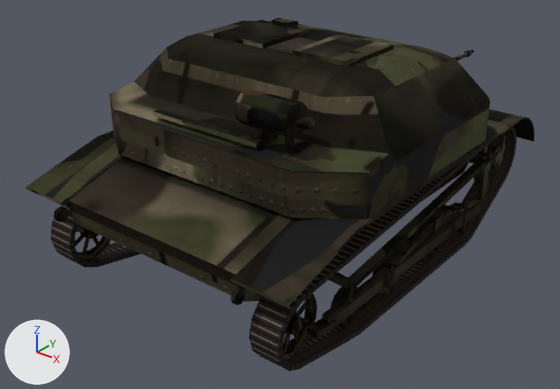
One commit to the Blender file models/TKS/TKS.blend: the scene before it, then after it.
Camera for both pictures: a 50 mm camera at (2.54, -3.42, 2.39) aimed at (-0.02, -0.21, 0.41). Arrows for +X, +Y and +Z are at lower left; the lights stay in place. The picture after the commit comes second.

The older version as bpy lines, for what is in view:
```python
me_chassis = bpy.data.meshes.new('Chassis')
me_chassis.from_pydata(...)  # 892 vertices, 600 faces; spans x -0.9..0.9, y -1.34..1.29, z 0.11..1.33
me_chassis.polygons.foreach_set('use_smooth', [True] * 600)
me_chassis.materials.append(mat_m_tk)
me_chenille_droite_01 = bpy.data.meshes.new('Chenille_Droite_01')
me_chenille_droite_01.from_pydata(...)  # 256 vertices, 256 faces; spans x 0.64..0.81, y -1.26..1.22, z 0.0..0.67
me_chenille_droite_01.polygons.foreach_set('use_smooth', [True] * 256)
me_chenille_droite_01.materials.append(mat_m_chenille_d)
me_roue_d1 = bpy.data.meshes.new('Roue_D1')
me_roue_d1.from_pydata(...)  # 140 vertices, 126 faces; spans x -0.05..0.06, y -0.184..0.19, z -0.189..0.189
me_roue_d1.polygons.foreach_set('use_smooth', [True] * 126)
me_roue_d1.materials.append(mat_m_tk)
ob_chassis = bpy.data.objects.new('Chassis', me_chassis)
ob_chassis.location = (0.0, 0.0, 0.0)
ob_chenille_droite_01 = bpy.data.objects.new('Chenille_Droite_01', me_chenille_droite_01)
ob_chenille_droite_01.parent = ob_chassis
ob_chenille_droite_01.location = (0.0, 0.0, 0.0)
ob_roue_d1 = bpy.data.objects.new('Roue_D1', me_roue_d1)
ob_roue_d1.parent = ob_roue_elev_d1
ob_roue_d1.location = (0.0, 0.0, 0.0)
# also in view: 'Chenille_Gauche_01' at (-0.73, -0.02, 0.33); 'Roue_D6' at (0.73, -1.06, 0.29); 'Roue_G6' at (-0.73, -1.06, 0.29)
```
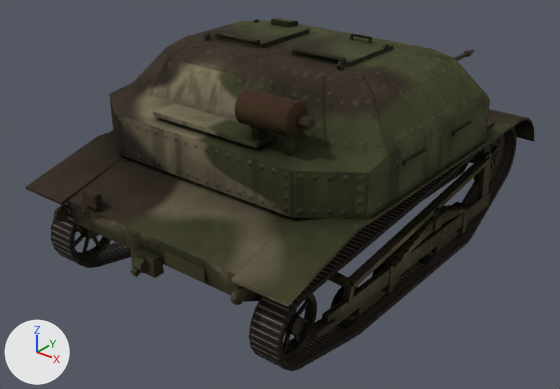
Pixel boxes (x1, y1, x2, y2) of what changed, in the pictures (560 x 389 px):
part 1 of me_chassis, added: after (421, 209, 448, 229)
part 2 of me_chassis, added: after (131, 246, 164, 278)
part 3 of me_chassis, added: after (131, 256, 147, 273)
part 4 of me_chassis, added: after (130, 268, 140, 277)
part 5 of me_chassis, added: after (82, 189, 102, 209)
part 6 of me_chassis, added (yellow): after (164, 250, 207, 283)
part 7 of me_chassis, added: after (216, 31, 260, 44)
part 8 of me_chassis, added: after (295, 47, 346, 62)
part 9 of me_chassis, added: after (351, 33, 371, 39)
part 10 of me_chassis, added: after (404, 150, 427, 165)
part 11 of me_chassis, built on: before (236, 89, 464, 255); after (236, 44, 495, 259)
part 12 of me_chassis, built on: before (272, 18, 298, 25); after (204, 18, 298, 40)
part 13 of me_chassis, surface changed (lighter): (26, 20, 533, 338) in both

The change in detail:
me_chassis is used by ob_chassis; location (0.0, 0.0, 0.0).
me_chassis had 892 vertices, 600 faces and spanned x -0.9..0.9, y -1.34..1.29, z 0.11..1.33.
me_chassis now has 1372 vertices, 932 faces and spans x -0.9..0.9, y -1.37..1.29, z 0.11..1.33.
me_chassis part 1: the loose piece of 28 vertices spanning x 0.81..0.88, y -0.15..0.18, z 0.42..0.44 is copied, and the copy is scaled about its middle by (1, 0.75, 0.69), then moved by (0.0, 0.0, 0.01); it spans x 0.81..0.88, y -0.11..0.14, z 0.44..0.45.
me_chassis part 2: a new loose piece, a box spanning x -0.08..0.08, y -1.3..-1.24, z 0.4..0.5, in mat_m_tk.
me_chassis part 3: a new loose piece, an 8-sided cylinder along x spanning x -0.03..0.03, y -1.345..-1.275, z 0.415..0.485, in mat_m_tk.
me_chassis part 4: the loose piece of 8 vertices spanning x -0.88..-0.82, y -1.06..-0.91, z 0.26..0.3 is copied, and the copy is turned 32.3 degrees about the x axis through its middle and scaled by 0.471, then moved by (0.85, -0.35, 0.15); it spans x -0.01..0.01, y -1.37..-1.29, z 0.41..0.46.
me_chassis part 5: a new loose piece, a box spanning x -0.45..-0.35, y -1.275..-1.235, z 0.625..0.695, in mat_m_tk.
me_chassis part 6: a new loose piece, a box spanning x 0.12..0.38, y -1.261..-1.249, z 0.47..0.57, in mat_m_tk.
me_chassis part 7: a new loose piece, a 6-sided cylinder along x spanning x -0.43..-0.13, y -0.274..-0.246, z 1.293..1.317, in mat_m_tk.
me_chassis part 8: a new loose piece, a 6-sided cylinder along x spanning x 0.13..0.43, y -0.274..-0.246, z 1.293..1.317, in mat_m_tk.
me_chassis part 9: a new loose piece, a box spanning x 0.22..0.34, y 0.114..0.126, z 1.319..1.331, in mat_m_tk.
me_chassis part 10: a new loose piece, a box spanning x 0.886..0.898, y -0.4..-0.2, z 0.907..0.919, in mat_m_tk.
me_chassis part 11: 18 vertices moved from x 0.25..0.88, y -0.84..0.01, z 0.41..1.25 to x 0.25..0.88, y -0.85..0.01, z 0.41..1.25; 80 vertices removed from x 0.23..0.88, y -0.84..0.34, z 0.37..1.25; 204 vertices added at x 0.23..0.88, y -0.85..0.81, z 0.36..1.31.
me_chassis part 12: 2 vertices moved within x -0.34..-0.22, y 0.11, z 1.33; 32 vertices added at x -0.46..-0.22, y -0.34..0.13, z 1.28..1.33.
me_chassis part 13: 476 kept faces spanning x -0.9..0.9, y -1.34..1.29, z 0.11..1.33 get new texture (UV) coordinates.
Other edits to the shape of me_chassis do not show in these pictures.
